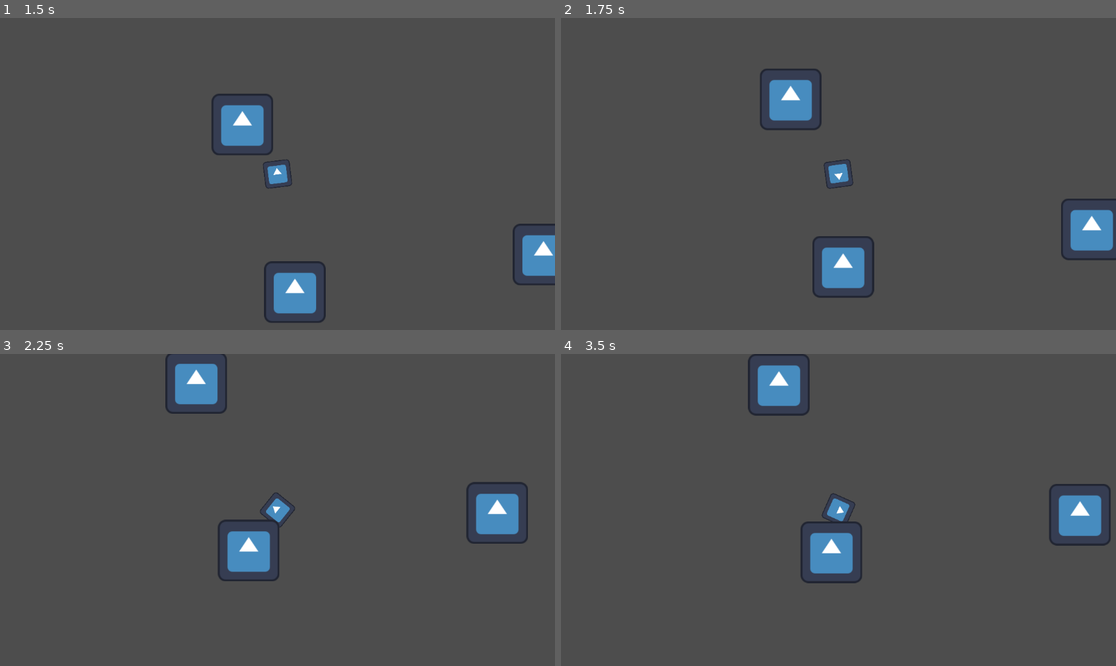
Above: before the commit, frames 1-4 (two rows, left to right).
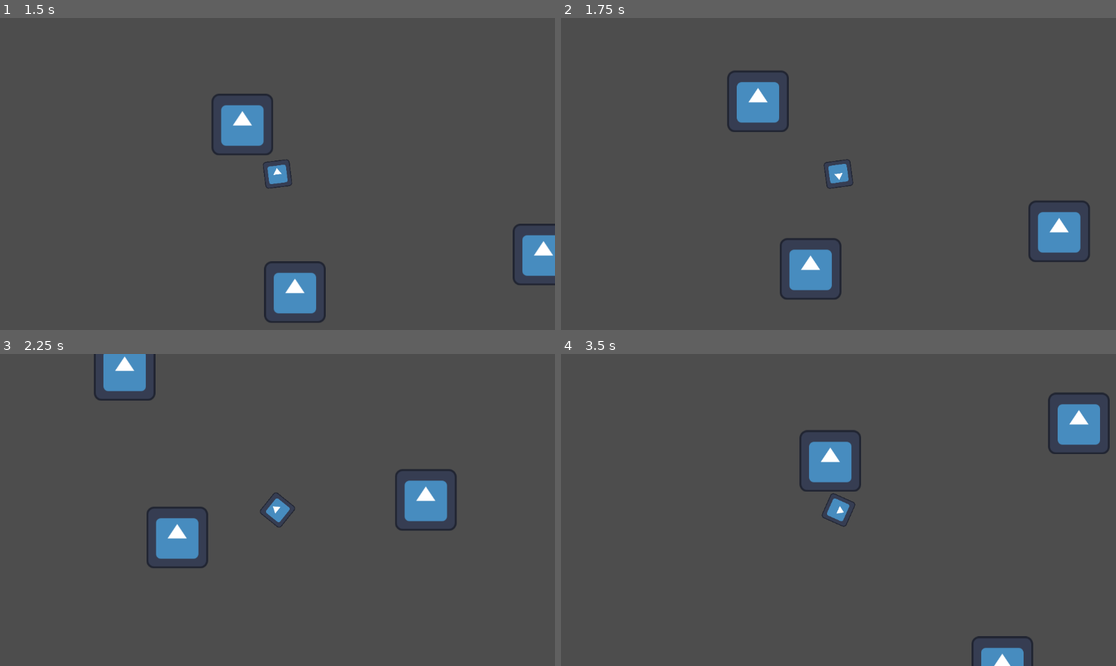
Above: after the commit, the same moments.

Repository: SolemnSintres/shiver2d
Game: Godot game, scene res://test_world.tscn
Two runs of this game, one before a commit and one after it. Both use one fixed random seed, a clock stepped at 60 frames per second and the inputs below. The engine's default icon, where the game draws it, is replaced by a stand-in: a white triangle on a blue panel in a dark square.
Inputs (mouse positions are in pixels of both pictures, inside the frame that each line leads up to):
- Up to frame 1 (1.5 s): tap Enter at 0.5 s; move the mouse to (399, 158) at 0.52 s; hold D (move_right) 0.53-1.28 s; tap Q (swing) at 0.6 s; move the mouse to (166, 189) at 1.27 s; hold S (move_down) from 1.28 s (still down); tap Space (dash) at 1.35 s
- Up to frame 2 (1.75 s): keep holding S (move_down); tap Q (swing) at 1.55 s
- Up to frame 3 (2.25 s): move the mouse to (333, 441) at 2.02 s; release S (move_down) at 2.03 s; hold D (move_right) from 2.03 s (still down); tap Q (swing) at 2.1 s
- Up to frame 4 (3.5 s): move the mouse to (810, 572) at 2.77 s; release D (move_right) at 2.78 s; hold W (move_up) from 2.78 s (still down); tap Q (swing) at 2.85 s

Frame 1 is identical in both runs. In frame 2, 5.9% of the frame differs, in the area x 29-100%, y 16-91%; in frame 3, 7.6%, in the area x 16-96%, y 0-73%; in frame 4, 7.1%.

Commit message:
Fling and Slide

Diff:
--- a/player.gd
+++ b/player.gd
@@ -12,7 +12,8 @@
 var swinging = false
 var rope_length = 0.0
 var swing_dir = 1.0
-
+var fling = Vector2.ZERO
+var drift = Vector2(300, 0)
 
 func _ready():
 	return 0
@@ -39,6 +40,10 @@
 				swing_dir = 1.0
 			else:
 				swing_dir = -1.0
+		else:
+			fling = velocity
+
+	fling = fling.move_toward(Vector2.ZERO,300 * delta)
 
 	## MOVEMENT ##
 	velocity.x = direction.x * SPEED
@@ -65,6 +70,7 @@
 	if swinging:
 		velocity = rope.orthogonal().normalized() * swingspeed * swing_dir
 
+	velocity += fling
 	move_and_slide()
 
 	## NEW ROPE IS THE MEASUREMENT AFTER THE SWING. SO WE CAN KEEP THE DISTANCE EXACTLY THE SAME AND NOT INCREASE ##
